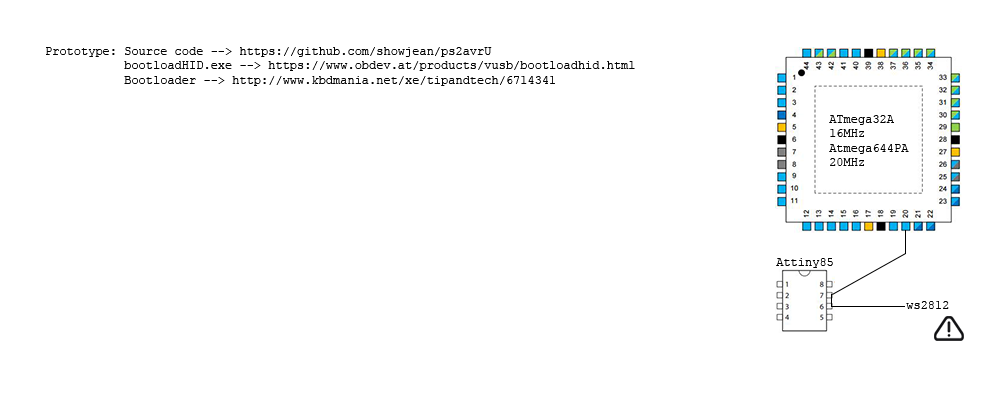
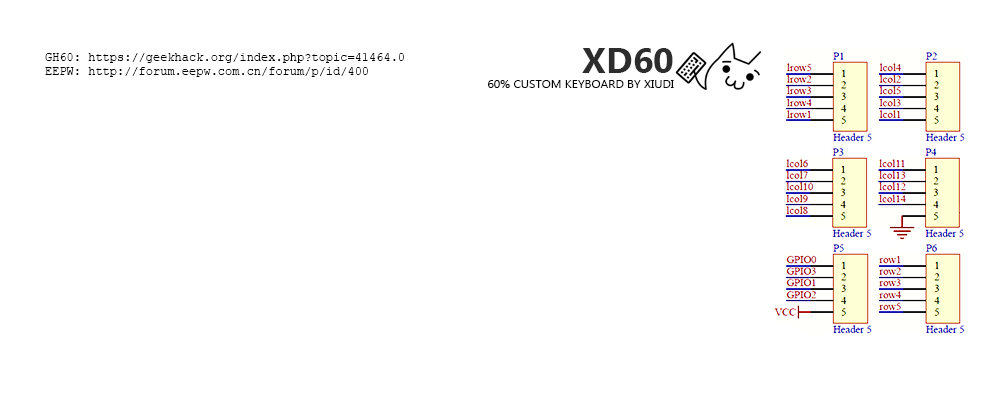
Layer changes from the first (1004, 399) image to the second:
added layer "Layer 3" above "QQ截图20180414234958" over bbox(774, 47, 965, 339)
added layer "6x4.5" (multiply) above "XD60 60% CUSTOM KEYBOARD BY XIUDI" over bbox(675, 42, 761, 90)
added layer "XD60 60% CUSTOM KEYBOARD BY XIUDI" above "GH60: https://geekhack.org/index.php?topic=41464.0 EEPW: http:/" over bbox(488, 48, 674, 88)
added layer "GH60: https://geekhack.org/index.php?topic=41464.0 EEPW: http:/" above "bfake" over bbox(45, 53, 404, 77)
renamed "ws2812" to "bfake", hid it, blend normal → multiply over bbox(46, 47, 964, 341)
